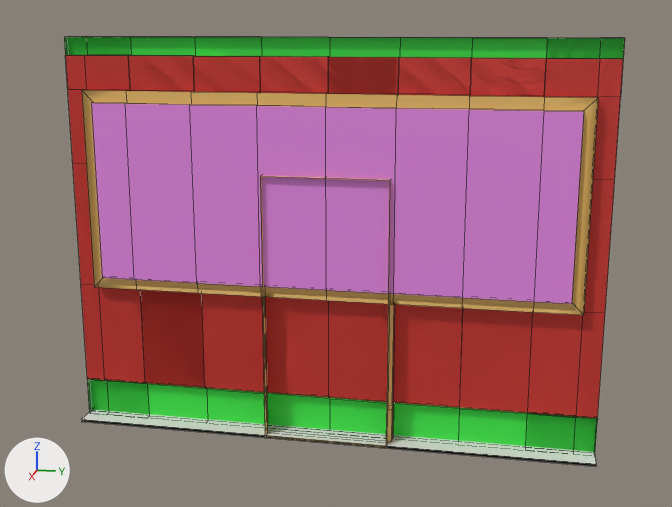
Two versions of the FBX model Game Files/Final Project/Assets/Art/Models/Facility/Modular/ModularParts_Facility.fbx, one commit apart.
One viewpoint serves both versions: a 50 mm camera at (6.42, -0.63, 3.09) aimed at (-1.83, -2.28, 1.02). Arrows for +X, +Y and +Z are at lower left; the lights stay in place. Mesh edges are drawn as thin lines. Where no turn or scale is listed for an object, it has been applied to the vertices.

Names of what the first picture shows: 'Ceiling', 'Floor', 'Wall_Basic', 'Wall_Door', 'Wall_Window'.
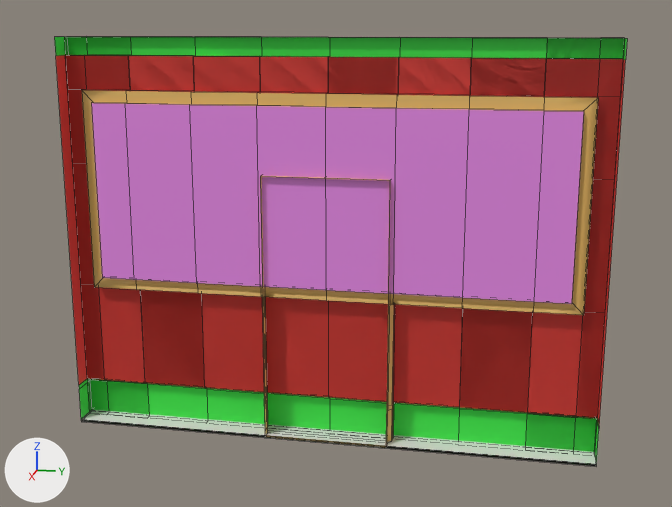
Pixel boxes (x1, y1, x2, y2) of what changed, in the pictures (672 x 507 px):
'Wall_Basic', reshaped: before (64, 37, 624, 452); after (54, 37, 627, 462)
part 1 of me_cube_006, added (red): after (54, 37, 627, 462)

What changed in the scene script:
```text
Change me_cube_006:
    where me_cube_006.from_pydata(...)  # 83 vertices, 70 faces; spans x -0.2..-0.15, y -4.0..0.0, z 0.0..3.0
    used by ob_wall_basic; location = (0.0, 0.0, 0.0)
    verts and faces of me_cube_006; kept vertices keep their numbers, new ones are numbered from 83
    before: 0 (-0.15, -4.0, 0.0) at pixel (89, 413), 1 (-0.15, -4.0, 3.0) at pixel (64, 36), 2 (-0.15, 0.0, 0.0) at pixel (594, 456), 3 (-0.15, 0.0, 3.0) at pixel (624, 38), 18 (-0.15, -4.0, 0.3) at pixel (87, 378)
    before: 19 (-0.15, 0.0, 0.3) at pixel (597, 418), 54 (-0.15, -4.0, 2.87) at pixel (65, 55), 55 (-0.15, 0.0, 2.87) at pixel (623, 58), 81 (-0.15, -4.0, 0.27) at pixel (87, 382), 82 (-0.15, 0.0, 0.27) at pixel (597, 422)
    me_cube_006 part 1
    add for new, old in zip([*range(83, 93)], [*range(0, 4), 18, 19, 54, 55, 81, 82]): verts[new] = verts[old] + (0.15, 0.0, 0.0)
    add faces += [(19, 55, 90, 88), (18, 87, 89, 54)]  # mat_walla (red #e74139)
    add faces += [(3, 86, 90, 55), (2, 82, 92, 85), (19, 88, 92, 82), (0, 83, 91, 81), (1, 54, 89, 84), (18, 81, 91, 87)]  # mat_trim (green #39e744)
```
